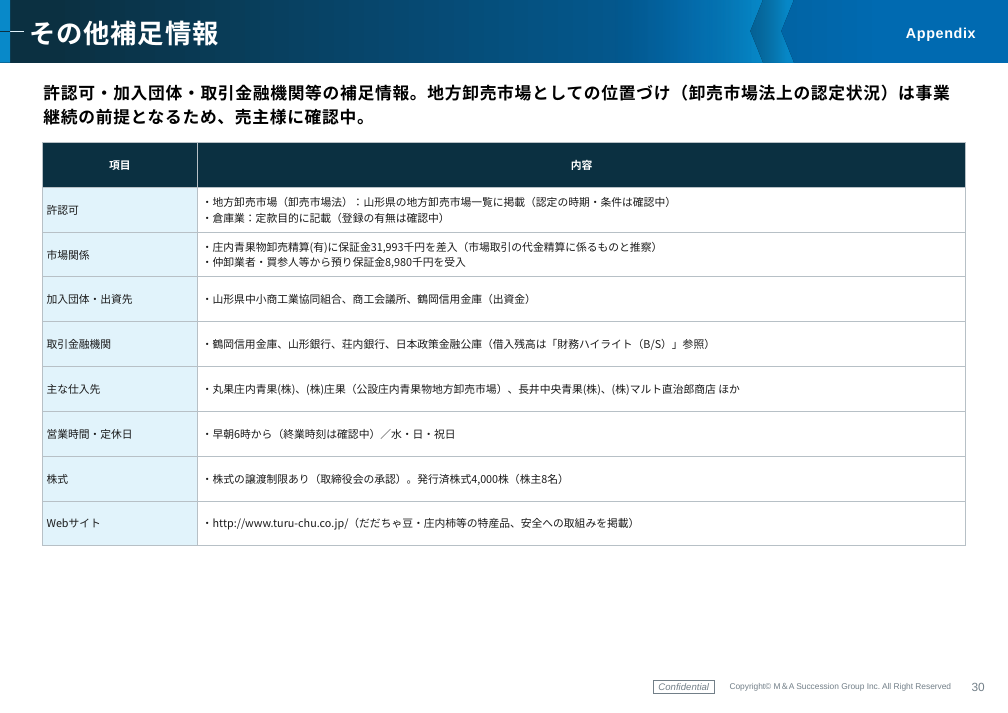
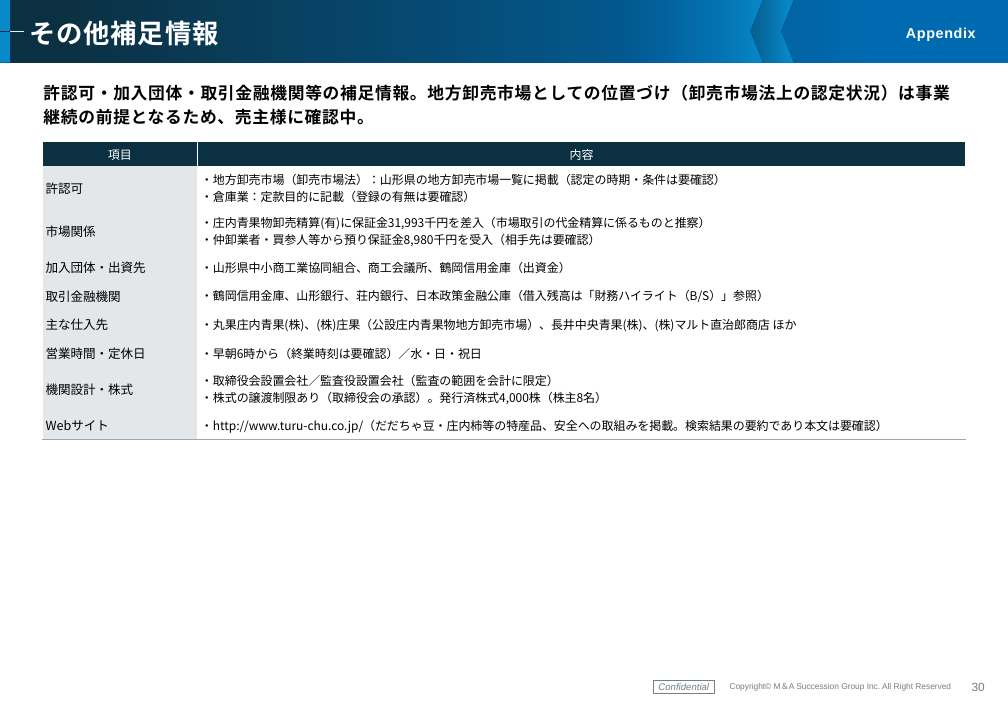
Before and after one commit to keisuketagaito/github-1st, a slide deck: slide 31 of 株式会社鶴岡中央青果/企業概要書_鶴岡中央青果_261014.pptx. Drawn at 1008x713 pixels with LibreOffice and Linux fonts; fonts in the diff are those of the drawing; background and template pictures are left out. Boxes give left, top, right and bottom in pixels: in the first picture for what was removed or moved away, otherwise in the second. Text is boxed around its words. In the diff, an @@ line names an element or a change of style, - is before the commit and + after.

```diff
--- a/株式会社鶴岡中央青果/企業概要書_鶴岡中央青果_261014.pptx
+++ b/株式会社鶴岡中央青果/企業概要書_鶴岡中央青果_261014.pptx
@@ table at <box>42,142,966,439</box> @@
-row 2, column 2: ・地方卸売市場（卸売市場法）：山形県の地方卸売市場一覧に掲載（認定の時期・条件は確認中） ・倉庫業：定款目的に記載（登録の有無は確認中）
+row 2, column 2: ・地方卸売市場（卸売市場法）：山形県の地方卸売市場一覧に掲載（認定の時期・条件は要確認） / ・倉庫業：定款目的に記載（登録の有無は要確認）
-row 3, column 2: ・庄内青果物卸売精算(有)に保証金31,993千円を差入（市場取引の代金精算に係るものと推察） ・仲卸業者・買参人等から預り保証金8,980千円を受入
+row 3, column 2: ・庄内青果物卸売精算(有)に保証金31,993千円を差入（市場取引の代金精算に係るものと推察） / ・仲卸業者・買参人等から預り保証金8,980千円を受入（相手先は要確認）
-row 7, column 2: ・早朝6時から（終業時刻は確認中）／水・日・祝日
+row 7, column 2: ・早朝6時から（終業時刻は要確認）／水・日・祝日
-row 8, column 1: 株式
+row 8, column 1: 機関設計・株式
-row 8, column 2: ・株式の譲渡制限あり（取締役会の承認）。発行済株式4,000株（株主8名）
+row 8, column 2: ・取締役会設置会社／監査役設置会社（監査の範囲を会計に限定） / ・株式の譲渡制限あり（取締役会の承認）。発行済株式4,000株（株主8名）
-row 9, column 2: ・http://www.turu-chu.co.jp/（だだちゃ豆・庄内柿等の特産品、安全への取組みを掲載）
+row 9, column 2: ・http://www.turu-chu.co.jp/（だだちゃ豆・庄内柿等の特産品、安全への取組みを掲載。検索結果の要約であり本文は要確認）
@@ fill #E1F3FB to #E3E7E9 in 8 cells @@
@@ fill #FFFFFF to none in 8 cells @@
@@ size 9 to 10 pt in "項目", "内容", "・山形県中小商工業協同組合、商工会議所、鶴岡信用金庫（出資金）", "・鶴岡信用金庫、山形銀行、荘内銀行、日本政策金融公庫（借入残高は「財務ハイライト（B/S）」参照）" and 1 more places @@
@@ bold off in "項目", "内容" @@
@@ size 9 to 10.5 pt in "許認可", "市場関係", "加入団体・出資先", "取引金融機関" and 3 more places @@
@@ text colour #1A1A1A to #000000 in "許認可", "市場関係", "加入団体・出資先", "・山形県中小商工業協同組合、商工会議所、鶴岡信用金庫（出資金）" and 6 more places @@
@@ borders changed @@
```
Also in this commit, not shown: 21 other slides changed, 3 other files.
